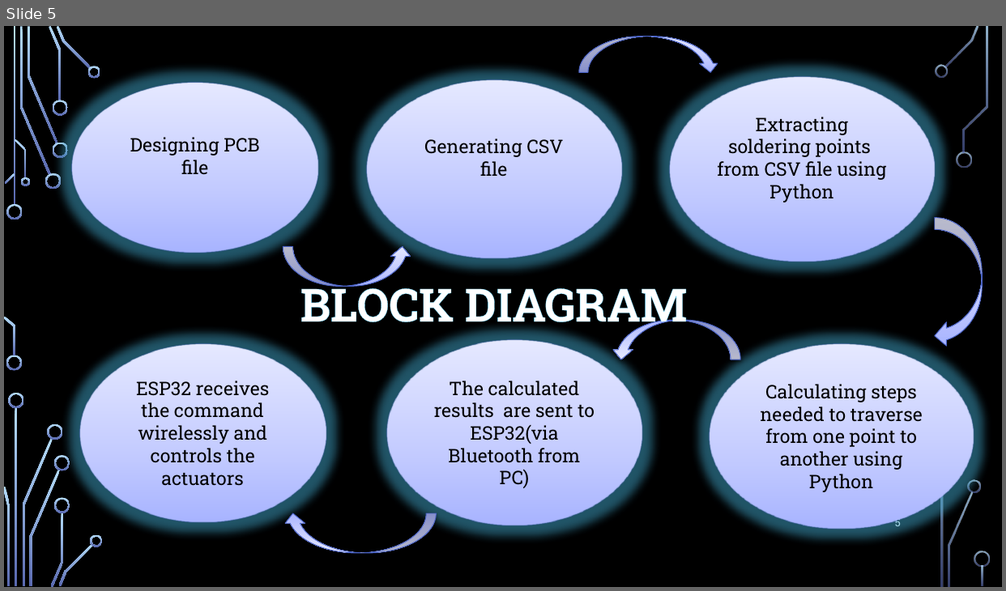
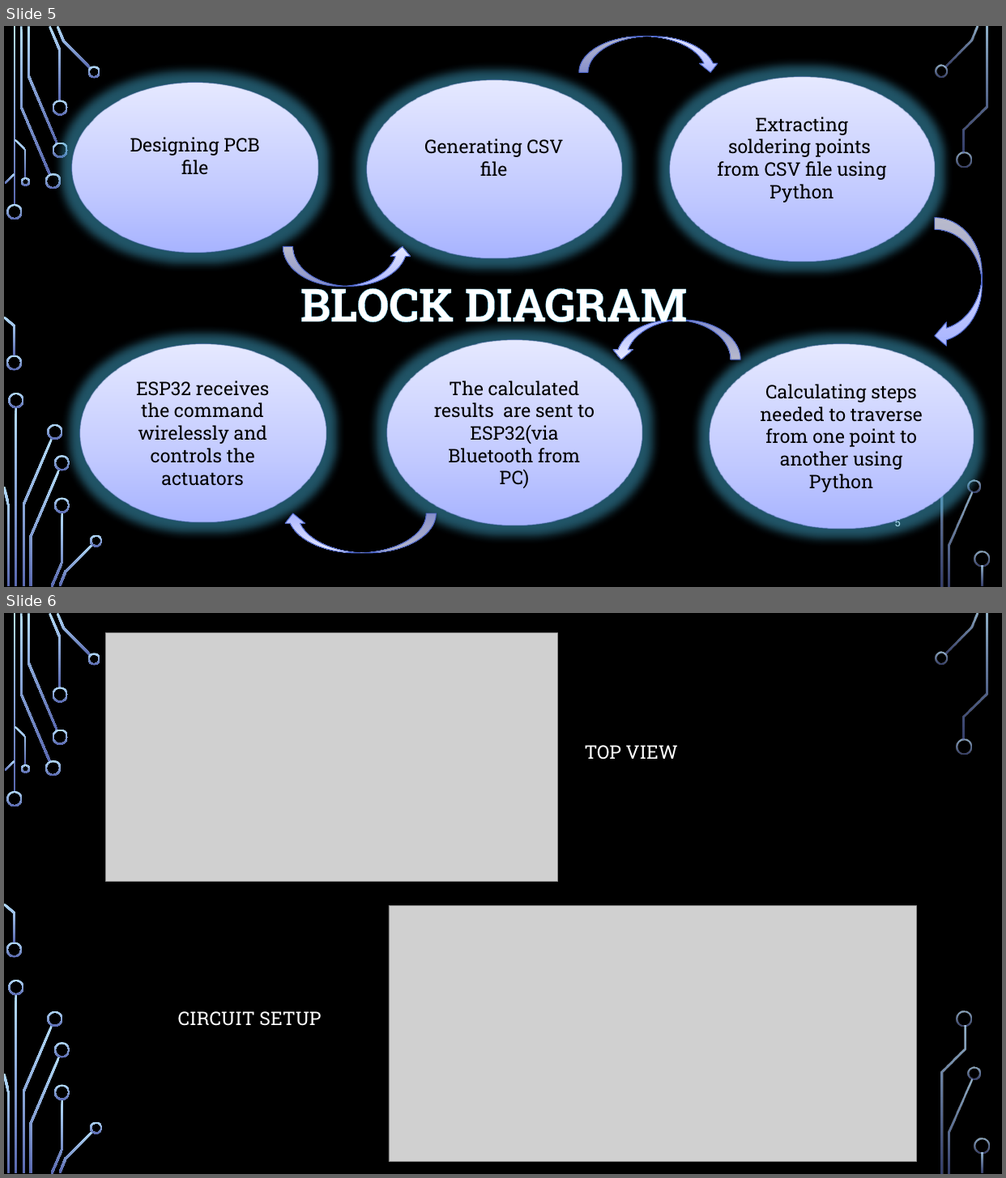
Before and after one commit to kasi2809/plotter_mini_rceg, a slide deck: automated_soldering_machine.pptx. Shown one above the other, each under a label of ours: slide 5 before the commit, slides 5 and 6 after it. The pictures are 1006x591 and 1006x1178 pixels, drawn with LibreOffice and Linux fonts; fonts in the diff are those of the drawing; grey boxes stand for pictures; background and template pictures are left out. Boxes give left, top, right and bottom in pixels: in the first picture for what was removed or moved away, otherwise in the second. Text is boxed around its words. In the diff, an @@ line names an element or a change of style, - is before the commit and + after.

Commit message:
ppt changed

```diff
--- a/automated_soldering_machine.pptx
+++ b/automated_soldering_machine.pptx
@@ slide 6 added at [4, 613, 1002, 1174], background picture (left out); not listed: 36 template elements that a slide beside it also shows @@
@@ picture added at [106, 633, 558, 882] @@
@@ text added at [585, 745, 678, 760], 18 pt, text #FFFFFF @@
+TOP VIEW
@@ picture added at [389, 905, 917, 1162] @@
@@ text added at [178, 1012, 321, 1026], 18 pt, text #FFFFFF @@
+CIRCUIT SETUP
```
Also in this commit, not shown: 1 slide changed, 3 other slides added.
